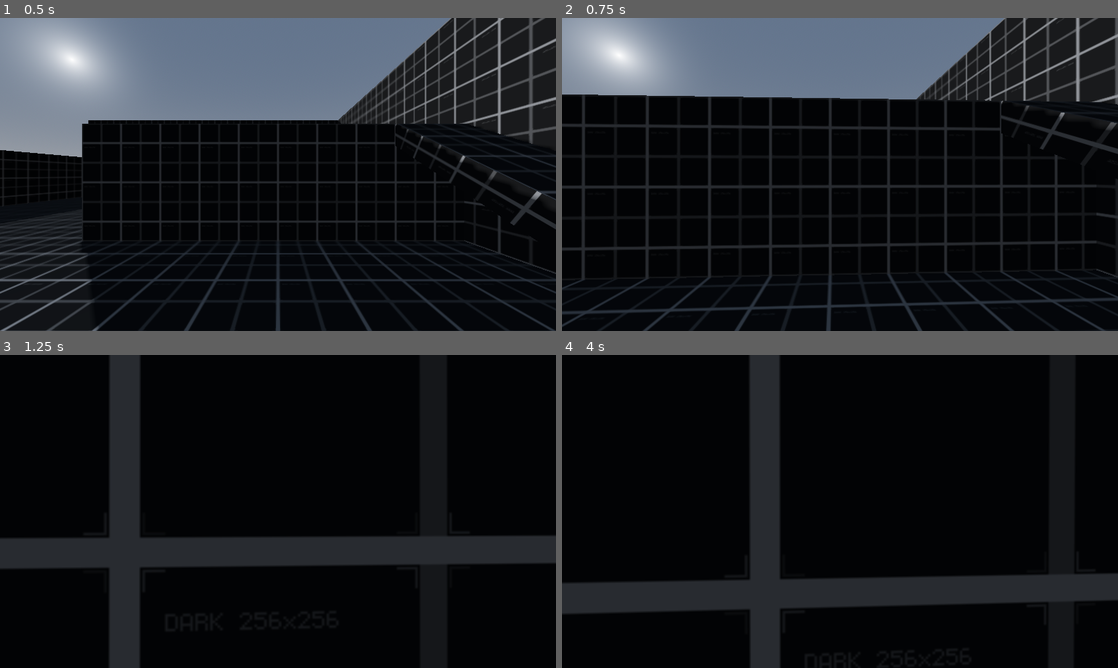
Above: before the commit, frames 1-4 (two rows, left to right).
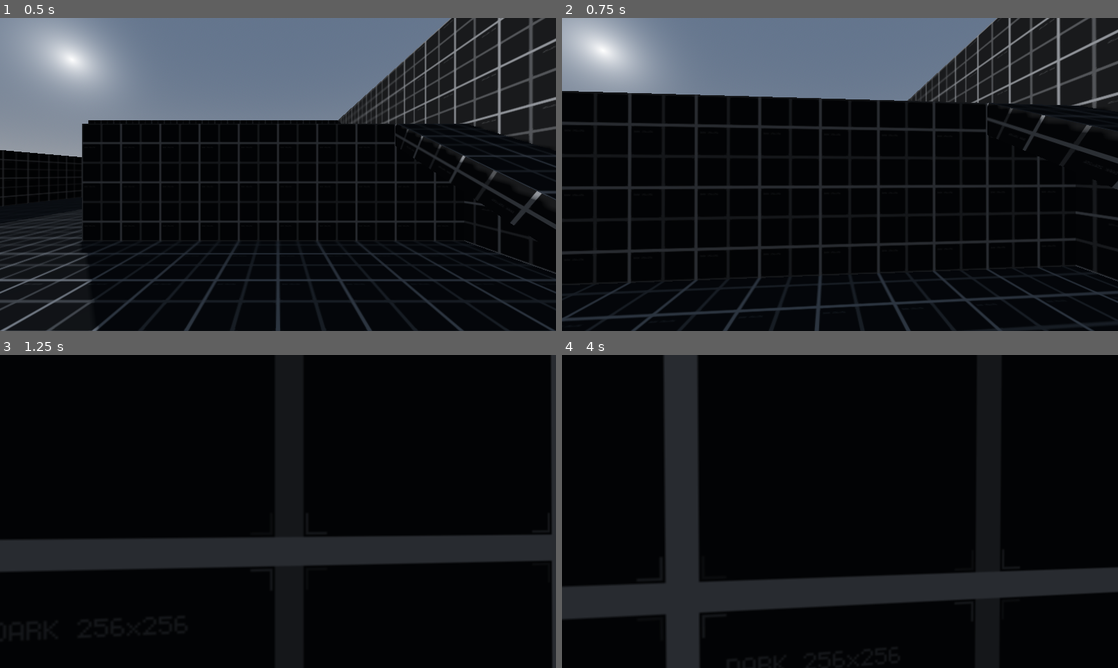
Above: after the commit, the same moments.

Repository: rbarongr/GodotFirstPersonController
Game: Godot game, scene res://Sandbox.tscn
Two runs of this game, one before a commit and one after it. Both use one fixed random seed, a clock stepped at 60 frames per second and the inputs below.
Inputs (mouse positions are in pixels of both pictures, inside the frame that each line leads up to):
- Up to frame 1 (0.5 s): no input
- Up to frame 2 (0.75 s): tap Enter at 0.5 s; move the mouse to (867, 174) at 0.52 s; hold W (move_forward) from 0.53 s (still down)
- Up to frame 3 (1.25 s): keep holding W (move_forward); tap Space (jump) at 0.77 s
- Up to frame 4 (4 s): keep holding W (move_forward); move the mouse to (812, 511) at 1.27 s; tap Space (jump) at 1.52, 2.75, 3.02, 3.77 s; move the mouse to (851, 505) at 2.02 s; move the mouse to (834, 517) at 2.77 s; move the mouse to (878, 514) at 3.52 s

Frame 1 is identical in both runs. In frame 2, 14% of the frame differs, in the area x 0-100%, y 0-100%; in frame 3, 5.9%; in frame 4, 12%.

Commit message:
fix camera sensitivity consistency
adds different mouse camera rotation and gamepad (joypad) camera rotation methods

this should fix camera sensitivity not being the same at any framerate

additionally the _input() is changed to _unhandled_input(), this doesn't change anything right now but is better for handling GUI in future use cases

Diff:
--- a/Player/player.gd
+++ b/Player/player.gd
@@ -5,7 +5,7 @@
 @export_range(10, 400, 1) var acceleration: float = 100 # m/s^2
 
 @export_range(0.1, 3.0, 0.1) var jump_height: float = 1 # m
-@export_range(0.1, 9.25, 0.05, "or_greater") var camera_sens: float = 3
+@export_range(0.1, 3.0, 0.1, "or_greater") var camera_sens: float = 1
 
 var jumping: bool = false
 var mouse_captured: bool = false
@@ -24,13 +24,15 @@
 func _ready() -> void:
 	capture_mouse()
 
-func _input(event: InputEvent) -> void:
-	if event is InputEventMouseMotion: look_dir = event.relative * 0.01
+func _unhandled_input(event: InputEvent) -> void:
+	if event is InputEventMouseMotion:
+		look_dir = event.relative * 0.001
+		if mouse_captured: _rotate_camera()
 	if Input.is_action_just_pressed("jump"): jumping = true
 	if Input.is_action_just_pressed("exit"): get_tree().quit()
 
 func _physics_process(delta: float) -> void:
-	if mouse_captured: _rotate_camera(delta)
+	if mouse_captured: _handle_joypad_camera_rotation(delta)
 	velocity = _walk(delta) + _gravity(delta) + _jump(delta)
 	move_and_slide()
 
@@ -42,11 +44,16 @@
 	Input.set_mouse_mode(Input.MOUSE_MODE_VISIBLE)
 	mouse_captured = false
 
-func _rotate_camera(delta: float, sens_mod: float = 1.0) -> void:
-	look_dir += Input.get_vector("look_left","look_right","look_up","look_down")
-	camera.rotation.y -= look_dir.x * camera_sens * sens_mod * delta
-	camera.rotation.x = clamp(camera.rotation.x - look_dir.y * camera_sens * sens_mod * delta, -1.5, 1.5)
-	look_dir = Vector2.ZERO
+func _rotate_camera(sens_mod: float = 1.0) -> void:
+	camera.rotation.y -= look_dir.x * camera_sens * sens_mod
+	camera.rotation.x = clamp(camera.rotation.x - look_dir.y * camera_sens * sens_mod, -1.5, 1.5)
+
+func _handle_joypad_camera_rotation(delta: float, sens_mod: float = 1.0) -> void:
+	var joypad_dir: Vector2 = Input.get_vector("look_left","look_right","look_up","look_down")
+	if joypad_dir.length() > 0:
+		look_dir += joypad_dir * delta
+		_rotate_camera(sens_mod)
+		look_dir = Vector2.ZERO
 
 func _walk(delta: float) -> Vector3:
 	move_dir = Input.get_vector("move_left", "move_right", "move_forward", "move_backwards")
